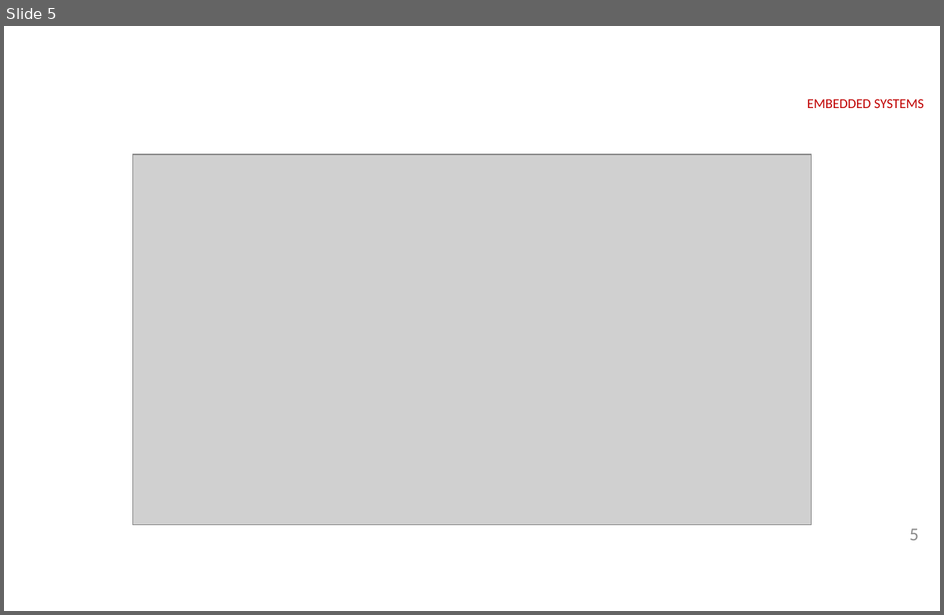
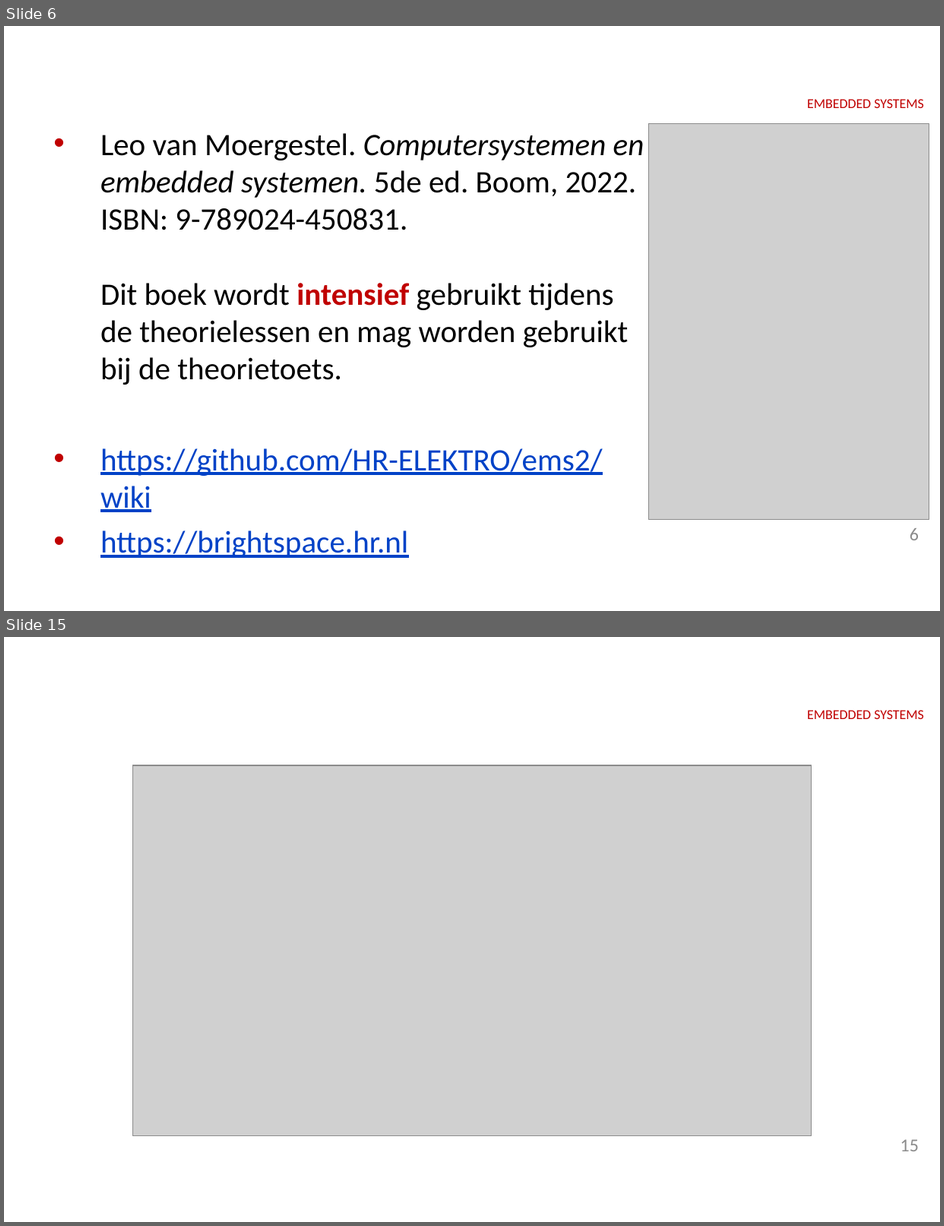
Before and after one commit to HR-ELEKTRO/ems2, a slide deck: Presentaties/EMS20_week1_theorie.pptx. Shown one above the other, each under a label of ours: slide 5 before the commit, slides 6 and 15 after it; the slides between them are not shown. The pictures are 944x615 and 944x1226 pixels, drawn with LibreOffice and Linux fonts; fonts in the diff are those of the drawing; grey boxes stand for pictures; background and template pictures are left out. Boxes give left, top, right and bottom in pixels: in the first picture for what was removed or moved away, otherwise in the second. Text is boxed around its words. In the diff, an @@ line names an element or a change of style, - is before the commit and + after.

Commit message:
Opzet theorie week 1

```diff
--- a/Presentaties/EMS20_week1_theorie.pptx
+++ b/Presentaties/EMS20_week1_theorie.pptx
@@ slide 6 added at box(4, 26, 940, 611), background #FFFFFF; not listed: 1 template element that a slide beside it also shows @@
@@ title added at box(44, 26, 899, 112), 40 pt, text #FFFFFF, bold @@
+Studiemateriaal
@@ text added at box(101, 133, 645, 558), 24 pt, text #000000 @@
+• Leo van Moergestel. Computersystemen en embedded systemen. 5de ed. Boom, 2022. ISBN: 9-789024-450831.
+  Dit boek wordt intensief gebruikt tijdens de theorielessen en mag worden gebruikt bij de theorietoets.
+• https://github.com/HR-ELEKTRO/ems2/wiki
+• https://brightspace.hr.nl
@@ picture added at box(649, 124, 929, 520) @@
@@ page number added at box(910, 528, 919, 541), 14 pt, text #8C8C8C @@
+6
@@ what was slide 5 is now slide 15 @@
@@ page number at box(901, 1139, 919, 1152): text changed @@
-5
+15
```
Also in this commit, not shown: 1 slide changed, 15 other slides added, 3 slides removed.
